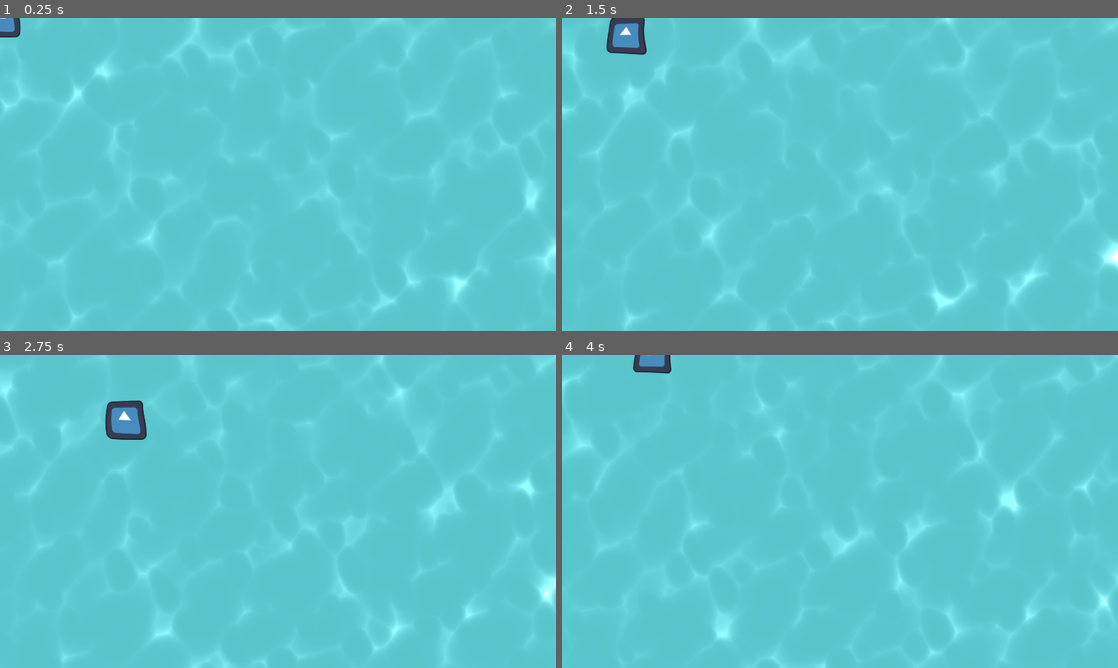
Above: before the commit, frames 1-4 (two rows, left to right).
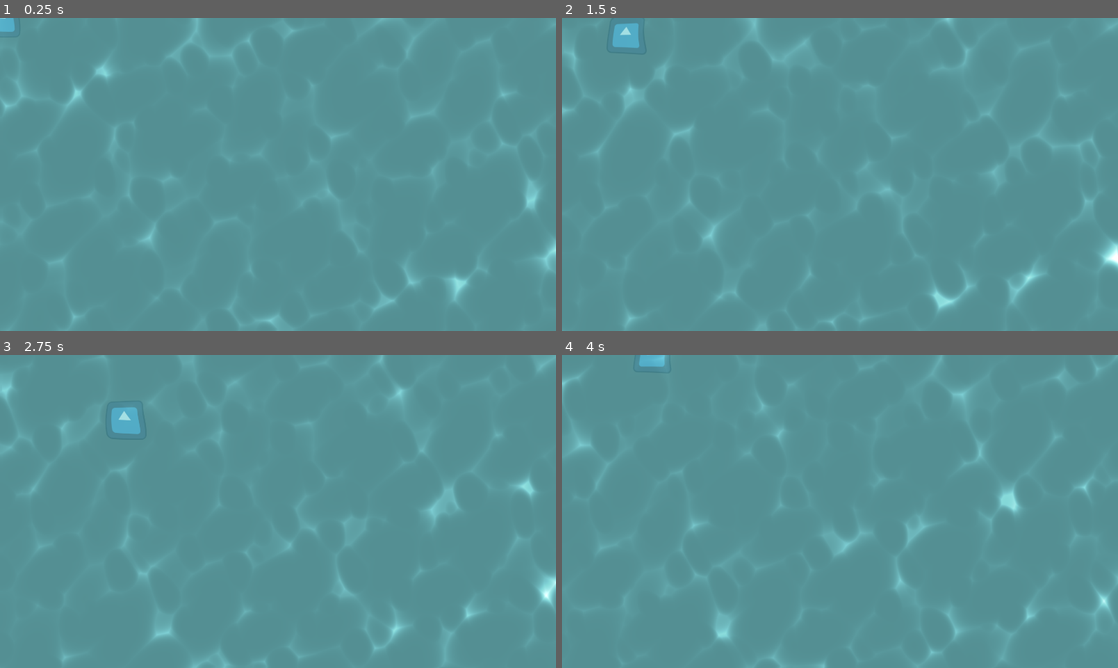
Above: after the commit, the same moments.

Repository: cpoll/godot-template-2d
Game: Godot game, scene res://src/game/game.tscn
The game is run twice, just before and just after one commit, with the same random seed, the same clock (stepped at 60 frames per second) and the same inputs. This scene is started directly instead of the project's main scene. The engine's default icon, where the game draws it, is replaced by a stand-in: a white triangle on a blue panel in a dark square.
Inputs:
- Up to frame 1 (0.25 s): no input
- Up to frame 2 (1.5 s): hold D (move_right) 0.53-1.28 s; hold S (move_down) from 1.28 s (still down)
- Up to frame 3 (2.75 s): release S (move_down) at 2.03 s; hold D (move_right) from 2.03 s (still down)
- Up to frame 4 (4 s): release D (move_right) at 2.78 s; hold W (move_up) 2.78-3.53 s; hold A (move_left) from 3.53 s (still down)

The runs differ from the first frame. In frame 1, 100% of the frame differs, in the area x 0-100%, y 0-100%; in frame 2, 100%; in frame 3, 100%; in frame 4, 100%.

Commit message:
dynamic water color

Diff:
--- a/src/game/background.gdshader
+++ b/src/game/background.gdshader
@@ -4,12 +4,13 @@
 uniform float zoom = 10.0;
 uniform float speed = 0.3;
 uniform float bright = 8.0;
+uniform vec4 water_color: source_color;
 
 void fragment()
 {
 	// uncoment when using real texture
 	//vec4 texture_color = texture(TEXTURE, UV);
-    vec4 texture_color = vec4(0.3515, 0.7695, 0.7968, 1.0); // SOBEACHY8 Blue 90, 197, 204
+    vec4 texture_color = water_color;
 
     // vec4 texture_color = vec4(0.192156862745098, 0.6627450980392157, 0.9333333333333333, 1.0);
 
--- a/src/game/game.tscn
+++ b/src/game/game.tscn
@@ -9,6 +9,7 @@
 shader_parameter/zoom = 10.0
 shader_parameter/speed = 0.3
 shader_parameter/bright = 5.0
+shader_parameter/water_color = Color(0.352941, 0.772549, 0.8, 0.552941)
 
 [sub_resource type="ShaderMaterial" id="ShaderMaterial_xptat"]
 shader = ExtResource("4_l80un")
@@ -19,6 +20,8 @@
 [node name="Game" type="Node2D"]
 script = ExtResource("1_qnjlk")
 
+[node name="PlayersContainer" type="Node2D" parent="."]
+
 [node name="Background" type="ColorRect" parent="."]
 material = SubResource("ShaderMaterial_l80un")
 offset_left = -51.0
@@ -27,8 +30,6 @@
 offset_bottom = -59.0
 scale = Vector2(51.2253, 32.5013)
 
-[node name="PlayersContainer" type="Node2D" parent="."]
-
 [node name="Ripple" type="ColorRect" parent="."]
 material = SubResource("ShaderMaterial_xptat")
 offset_right = 40.0
